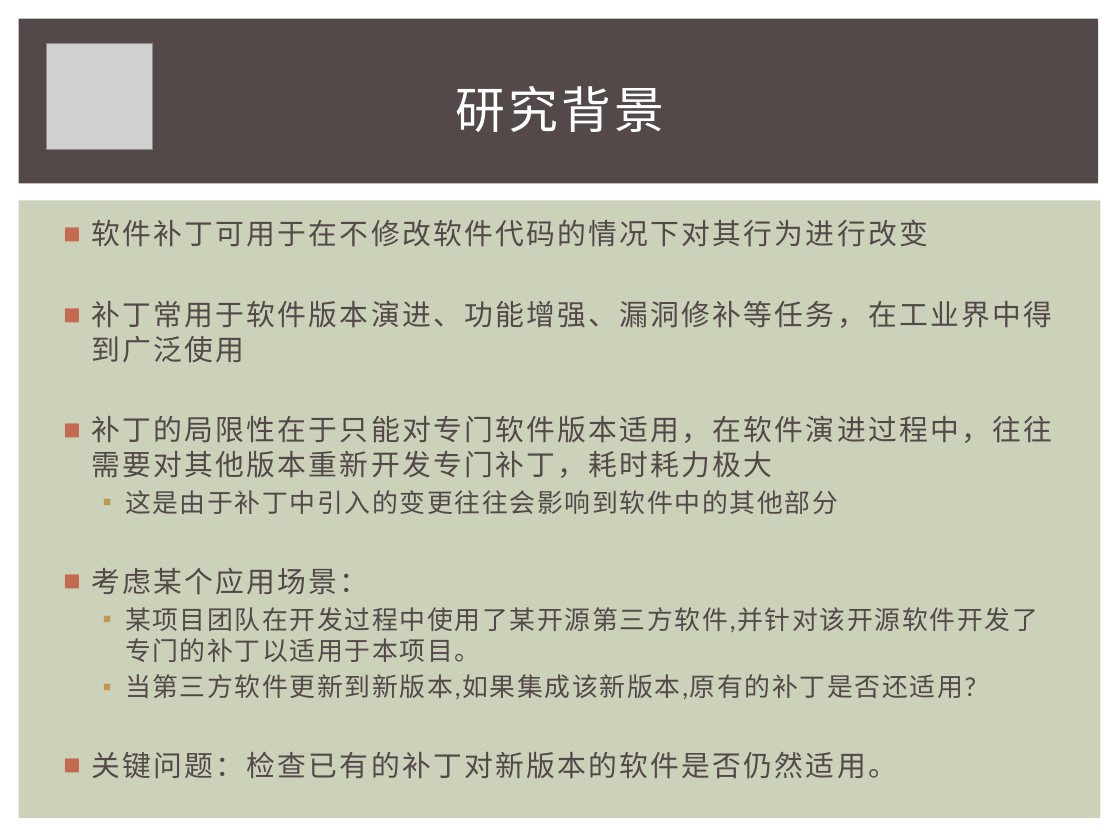
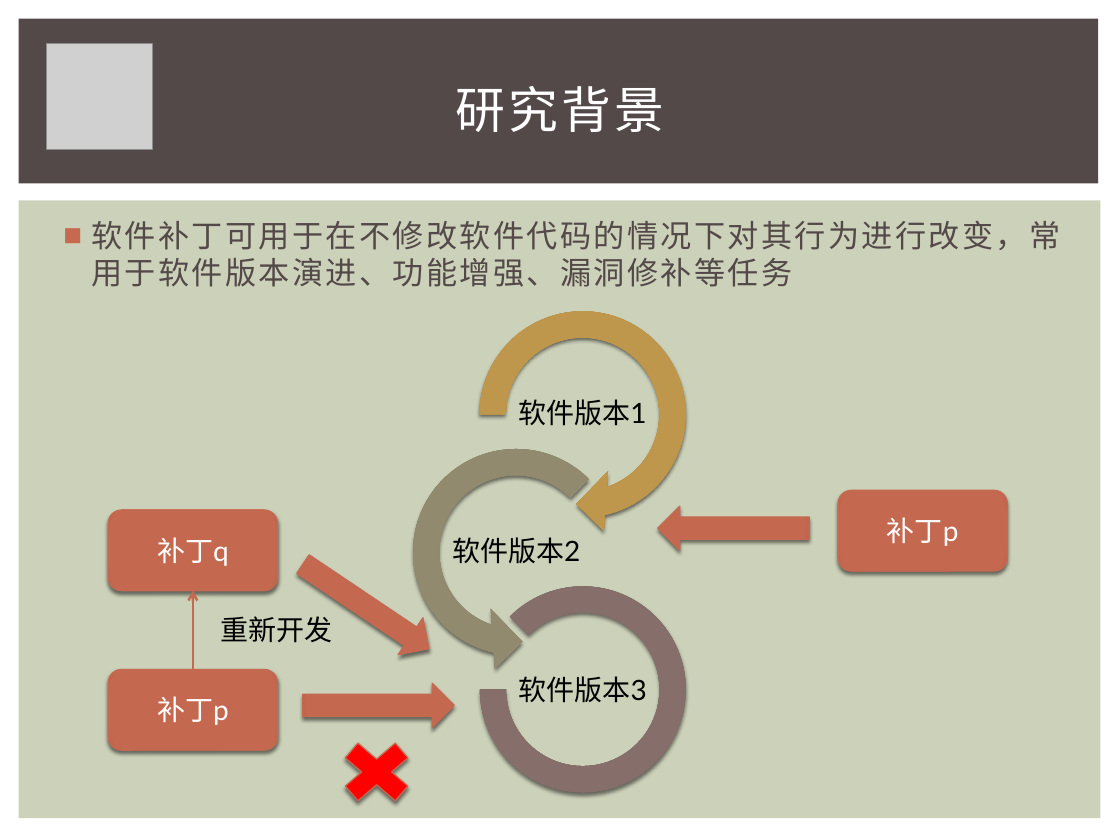
Before and after one commit to iewrer/mythesis, a slide deck: slide 3 of 答辩PPT.pptx. Drawn at 1120x840 pixels with LibreOffice and Linux fonts; fonts in the diff are those of the drawing; grey boxes stand for pictures. Boxes give left, top, right and bottom in pixels: in the first picture for what was removed or moved away, otherwise in the second. Text is boxed around its words. In the diff, an @@ line names an element or a change of style, - is before the commit and + after.

Commit message:
ppt update

```diff
--- a/答辩PPT.pptx
+++ b/答辩PPT.pptx
@@ text at (91, 221, 1060, 287): text changed; size 18.5 to 20 pt @@
-■ 软件补丁可用于在不修改软件代码的情况下对其行为进行改变
-■ 补丁常用于软件版本演进、功能增强、漏洞修补等任务，在工业界中得到广泛使用
-■ 补丁的局限性在于只能对专门软件版本适用，在软件演进过程中，往往需要对其他版本重新开发专门补丁，耗时耗力极大
-  ▪ 这是由于补丁中引入的变更往往会影响到软件中的其他部分
-■ 考虑某个应用场景：
-  ▪ 某项目团队在开发过程中使用了某开源第三方软件,并针对该开源软件开发了专门的补丁以适用于本项目。
-  ▪ 当第三方软件更新到新版本,如果集成该新版本,原有的补丁是否还适用?
-■ 关键问题：检查已有的补丁对新版本的软件是否仍然适用。
+■ 软件补丁可用于在不修改软件代码的情况下对其行为进行改变，常用于软件版本演进、功能增强、漏洞修补等任务
@@ left arrow added at (657, 506, 809, 551), fill gradient #C66951 to #B8624B, outline #C66951 0.79 pt @@
@@ rounded rectangle added at (838, 491, 1007, 571), fill gradient #C66951 to #B8624B, outline #C66951 0.79 pt, 18 pt, text #FFFFFF @@
+补丁p
@@ rounded rectangle added at (109, 510, 278, 590), fill gradient #C66951 to #B8624B, outline #C66951 0.79 pt, 18 pt, text #FFFFFF @@
+补丁q
@@ left arrow added at (290, 546, 441, 668), fill gradient #C66951 to #B8624B, outline #C66951 0.79 pt @@
@@ arrow added from (193, 670) to (193, 590), #C66951 1.5 pt @@
@@ text added at (221, 616, 333, 643), 18 pt, text #000000 @@
+重新开发
@@ rounded rectangle added at (109, 670, 278, 750), fill gradient #C66951 to #B8624B, outline #C66951 0.79 pt, 18 pt, text #FFFFFF @@
+补丁p
@@ left arrow added at (302, 683, 454, 728), fill gradient #C66951 to #B8624B, outline #C66951 0.79 pt @@
@@ group added at (396, 295, 702, 793): 3 texts, 1 circular arrow, 1 left circular arrow, 1 arch (boxed as its full ring) @@
+软件版本1
+软件版本2
+软件版本3
@@ cross added at (328, 730, 424, 813), fill #FF0000, outline #C66951 0.79 pt @@
```
Also in this commit, not shown: 12 other slides changed, 2 slides added, 2 slides removed.
